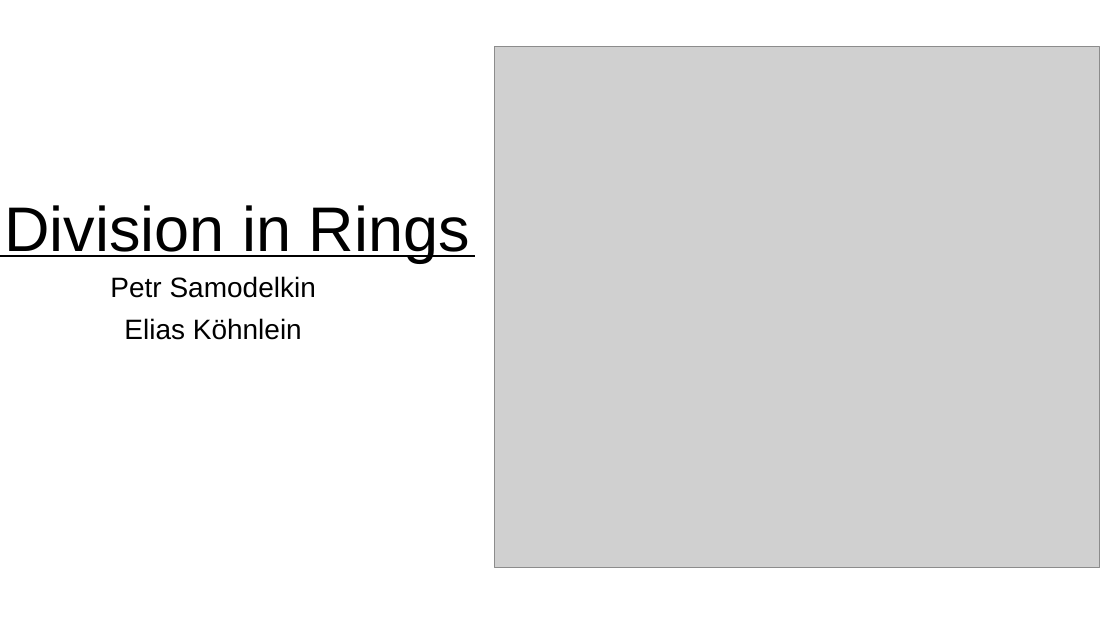
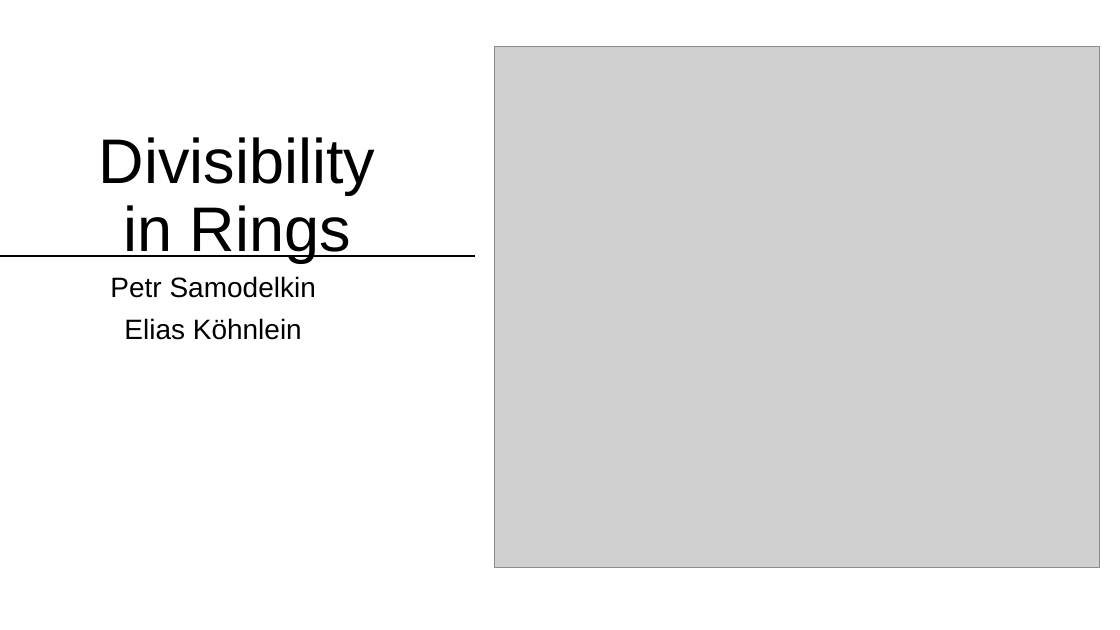
Before and after one commit to matematiflo/CompAssistedMath2024, a slide deck: slide 1 of Lean/Projects/06. Divisibility in rings (Algebra 1)/powerpoint/Lean Präsentation version 08.07.pptx. Drawn at 1120x630 pixels with LibreOffice and Linux fonts; fonts in the diff are those of the drawing; grey boxes stand for pictures. Boxes give left, top, right and bottom in pixels: in the first picture for what was removed or moved away, otherwise in the second. Text is boxed around its words. In the diff, an @@ line names an element or a change of style, - is before the commit and + after.

```diff
--- a/Lean/Projects/06. Divisibility in rings (Algebra 1)/powerpoint/Lean Präsentation version 08.07.pptx
+++ b/Lean/Projects/06. Divisibility in rings (Algebra 1)/powerpoint/Lean Präsentation version 08.07.pptx
@@ title at (x1=99, y1=137, x2=375, y2=262): text changed @@
-Division in Rings
+Divisibility in Rings
```
Also in this commit, not shown: 7 other slides changed, 4 slides added, 19 slides removed, 1 other file.
